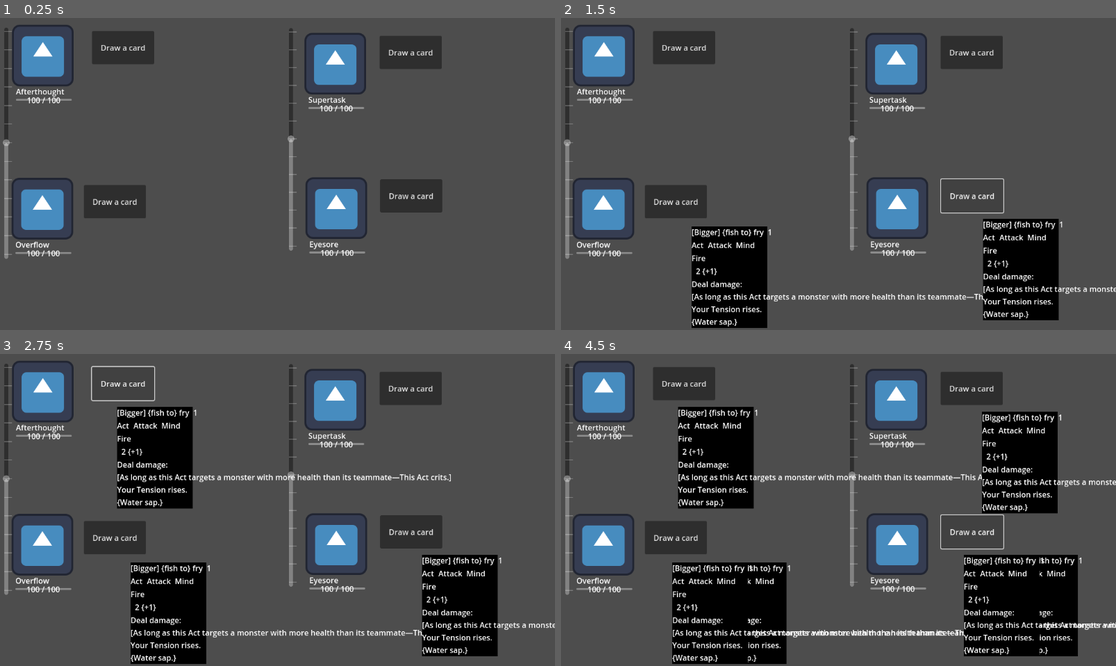
Above: before the commit, frames 1-4 (two rows, left to right).
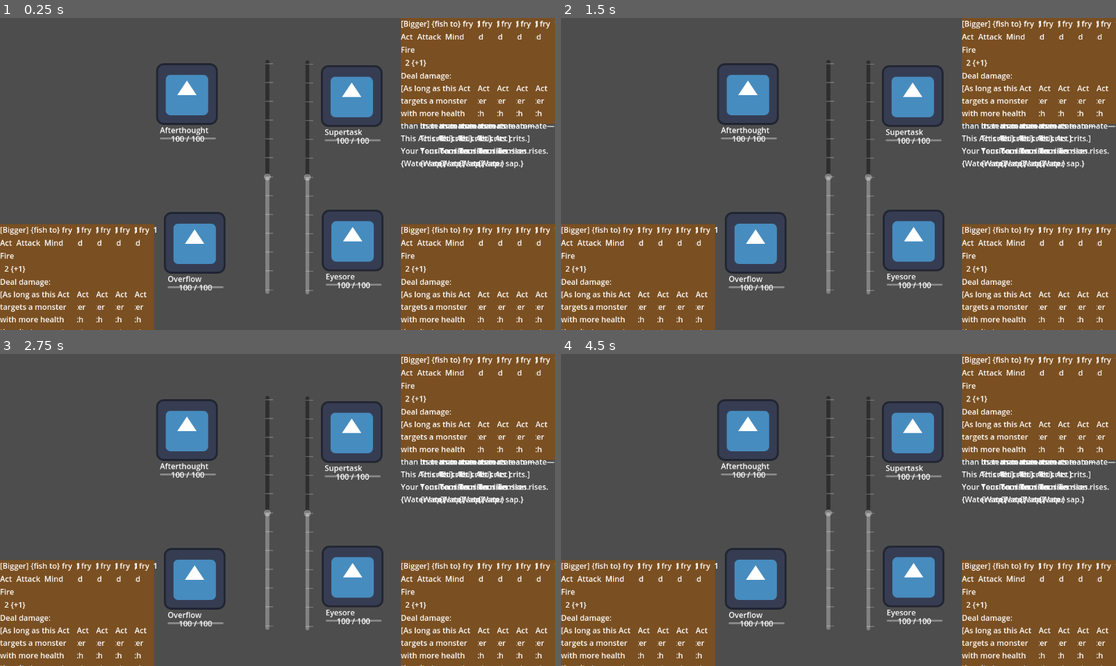
Above: after the commit, the same moments.

Repository: FooFootheGoon/godot-project
Game: Godot game, scene res://data/scenes/battle_scene.tscn
Same seed, same stepped clock (60 frames per second), same inputs: the game is played once before the commit and once after it. The engine's default icon, where the game draws it, is replaced by a stand-in: a white triangle on a blue panel in a dark square.
Inputs (mouse positions are in pixels of both pictures, inside the frame that each line leads up to):
- Up to frame 1 (0.25 s): no input
- Up to frame 2 (1.5 s): click (677, 202) at 0.5 s, where only the run before the commit has a clickable "Draw a card"; click (971, 195) at 1.25 s, where only the run before the commit has a clickable "Draw a card"
- Up to frame 3 (2.75 s): click (122, 382) at 2 s, where only the run before the commit has a clickable "Draw a card"
- Up to frame 4 (4.5 s): click (971, 388) at 2.75 s, where only the run before the commit has a clickable "Draw a card"; click (677, 538) at 3.5 s, where only the run before the commit has a clickable "Draw a card"; click (971, 531) at 4.25 s, where only the run before the commit has a clickable "Draw a card"

The runs differ from the first frame. In frame 1, 46% of the frame differs, in the area x 0-100%, y 0-100%; in frame 2, 47%; in frame 3, 51%; in frame 4, 54%.

Commit message:
WIP on hand containers and stuff.

Diff:
--- a/data/battlefields/battle_scene.gd
+++ b/data/battlefields/battle_scene.gd
@@ -1,4 +1,4 @@
-extends Node2D
+extends Control
 class_name BattleScene
 
 # We need to tell the script where to find our card scene blueprints.
@@ -22,7 +22,8 @@
 @onready var draw_button3: Button = $DrawButton3
 @onready var draw_button4: Button = $DrawButton4
 @onready var battle_manager: BattleManager = $BattleManager # Get a reference to the Referee
-
+@onready var card_zoom_location = $CardZoomLayer/ZoomLocation
+var zoomed_card = null
 func _ready():
 	# Tell the BattleManager who the player's monsters are.
 	battle_manager.player_monster_left = ally_monster_1
@@ -43,13 +44,15 @@
 			monster_display.setup()
 			# Connect the monster's 'targeted' signal to the BattleManager.
 			monster_display.monster_targeted.connect(battle_manager.on_monster_targeted)
+			# Now, let's draw the initial hand for this monster.
+			for i in range(5):
+				_draw_card_for_monster(monster_display)
 
-	# Connect the button's "pressed" signal to our new function.
-	draw_button.pressed.connect(draw_ally1)
-	draw_button2.pressed.connect(draw_ally2)
-	draw_button3.pressed.connect(draw_opponent1)
-	draw_button4.pressed.connect(draw_opponent2)
-
+	# Connect the button's "pressed" signal to our draw function.
+	#draw_button.pressed.connect(draw_ally1)
+	#draw_button2.pressed.connect(draw_ally2)
+	#draw_button3.pressed.connect(draw_opponent1)
+	#draw_button4.pressed.connect(draw_opponent2)
 
 func _draw_card_for_monster(current_monster: MonsterDisplay):
 	if not current_monster.active_deck.is_empty():
@@ -59,9 +62,8 @@
 		# Now we check the card's type!
 		if card_to_draw_data is CardDataActAttack:
 			new_card_display = CardActAttackDisplayScene.instantiate()
-		# Commented out until a CardDataActUtility.gd script exists:
-		#elif card_to_draw_data is CardDataActUtility:
-			#new_card_display = CardActUtilityDisplayScene.instantiate()
+		elif card_to_draw_data is CardDataAct:
+			new_card_display = CardActDisplayScene.instantiate()
 		# Commented out until a CardDataPlot.gd script exists:
 		#elif card_to_draw_data is CardDataPlot:
 			#new_card_display = CardPlotDisplayScene.instantiate()
@@ -78,6 +80,8 @@
 			new_card_display.setup()
 			new_card_display.owner_monster = current_monster
 			new_card_display.card_selected.connect(battle_manager.on_card_selected)
+			new_card_display.hovered.connect(_on_card_hovered)
+			new_card_display.unhovered.connect(_on_card_unhovered)
 	else:
 		print("This monster's deck is empty.")
 
@@ -91,12 +95,27 @@
 
 func draw_ally1():
 	_draw_card_from_index(0)
-
 func draw_ally2():
 	_draw_card_from_index(1)
-
 func draw_opponent1():
 	_draw_card_from_index(2)
-
 func draw_opponent2():
 	_draw_card_from_index(3)
+
+func _on_card_hovered(card_to_zoom):
+	# If there's already a zoomed card, get rid of it first
+	if zoomed_card:
+		zoomed_card.queue_free()
+
+	# Create a copy of the card that was hovered
+	zoomed_card = card_to_zoom.duplicate()
+	# Add the copy to our special zoom location
+	card_zoom_location.add_child(zoomed_card)
+	# Make it bigger
+	zoomed_card.scale = Vector2(2, 2)
+
+func _on_card_unhovered():
+	# If there's a zoomed card, get rid of it
+	if zoomed_card:
+		zoomed_card.queue_free()
+		zoomed_card = null
--- a/data/cards/card_act_display.gd
+++ b/data/cards/card_act_display.gd
@@ -10,6 +10,41 @@
 	"description": $MarginContainer/VBoxContainer/MarginContainer/DescriptionLabel,
 	}
 
+signal hovered(card)
+signal unhovered()
+
+#var hover_scale = 1.5 # How big it gets
+#var normal_scale = 1.0 # Its normal size
+#var tween_time = 0.1 # How fast the animation is, in seconds
+#var prezoom_z_index = 0
+
+func _ready():
+	# Connect the signals when the card is created.
+	mouse_entered.connect(_on_mouse_entered)
+	mouse_exited.connect(_on_mouse_exited)
+	resized.connect(_on_resized)
+	_on_resized()
+
+func _on_mouse_entered():
+	emit_signal("hovered", self)
+	#prezoom_z_index = z_index
+	#z_index = 10
+	## A Tween is a little animator. We create one, tell it what to animate,
+	## and it handles the smooth transition for us.
+	#var tween = create_tween().set_trans(Tween.TRANS_SINE).set_ease(Tween.EASE_OUT)
+	#tween.tween_property(self, "scale", Vector2(hover_scale, hover_scale), tween_time)
+
+func _on_mouse_exited():
+	emit_signal("unhovered")
+	#z_index = prezoom_z_index
+	## Same again, but tweening back to its original size.
+	#var tween = create_tween().set_trans(Tween.TRANS_SINE).set_ease(Tween.EASE_OUT)
+	#tween.tween_property(self, "scale", Vector2(normal_scale, normal_scale), tween_time)
+
+func _on_resized():
+	# Update the pivot offset to be the new bottom-centre.
+	pivot_offset = Vector2(size.x / 2.0, size.y)
+
 func setup():
 	super.setup() # Calls the setup() from CardDisplay (good practice)
 	if not card_data:
--- a/data/monsters/species/afterthought.tres
+++ b/data/monsters/species/afterthought.tres
@@ -1,6 +1,5 @@
-[gd_resource type="Resource" script_class="MonsterData" load_steps=3 format=3 uid="uid://btkxjyxn563ho"]
+[gd_resource type="Resource" script_class="MonsterData" load_steps=2 format=3 uid="uid://btkxjyxn563ho"]
 
-[ext_resource type="Resource" uid="uid://dhjypnr4t12ml" path="res://data/cards/acts/attack/BiggerFishToFry.tres" id="1_iy1qi"]
 [ext_resource type="Script" uid="uid://tfxh37arb4ja" path="res://data/monsters/MonsterData.gd" id="1_rph53"]
 
 [resource]
@@ -15,5 +14,5 @@
 soul_defence = 14
 current_life = 100.0
 max_life = 100.0
-deck = Array[Resource]([ExtResource("1_iy1qi")])
+deck = Array[Resource]([])
 metadata/_custom_type_script = "uid://tfxh37arb4ja"
--- a/data/scenes/battle_scene.tscn
+++ b/data/scenes/battle_scene.tscn
@@ -8,64 +8,87 @@
 [ext_resource type="Resource" uid="uid://btkxjyxn563ho" path="res://data/monsters/species/afterthought.tres" id="5_uqde3"]
 [ext_resource type="Resource" uid="uid://24vn4b56u1k5" path="res://data/monsters/species/overflow.tres" id="6_vnskd"]
 
-[node name="BattleScene" type="Node2D"]
+[node name="BattleScene" type="Control"]
+layout_mode = 3
+anchors_preset = 15
+anchor_right = 1.0
+anchor_bottom = 1.0
+grow_horizontal = 2
+grow_vertical = 2
 script = ExtResource("1_ymdes")
 
 [node name="AllyMonster1" parent="." node_paths=PackedStringArray("hand_container") instance=ExtResource("2_iqq1p")]
-position = Vector2(32, 462)
+position = Vector2(348, 533)
 monster_data = ExtResource("6_vnskd")
 hand_container = NodePath("../Ally1Hand")
 
 [node name="AllyMonster2" parent="." node_paths=PackedStringArray("hand_container") instance=ExtResource("2_iqq1p")]
-position = Vector2(642, 461)
+position = Vector2(676, 528)
 monster_data = ExtResource("4_g1f4x")
 hand_container = NodePath("../Ally2Hand")
 
 [node name="EnemyMonster1" parent="." node_paths=PackedStringArray("hand_container") instance=ExtResource("2_iqq1p")]
-position = Vector2(33, 144)
+position = Vector2(332, 224)
 monster_data = ExtResource("5_uqde3")
 hand_container = NodePath("../Enemy1Hand")
 
 [node name="EnemyMonster2" parent="." node_paths=PackedStringArray("hand_container") instance=ExtResource("2_iqq1p")]
-position = Vector2(640, 161)
+position = Vector2(674, 228)
 monster_data = ExtResource("3_wm5pp")
 hand_container = NodePath("../Enemy2Hand")
 
 [node name="Ally1Hand" type="HBoxContainer" parent="."]
-offset_left = 138.0
-offset_top = 433.0
-offset_right = 405.0
-offset_bottom = 579.0
-theme_override_constants/separation = 80
+layout_mode = 1
+anchors_preset = 2
+anchor_top = 1.0
+anchor_bottom = 1.0
+offset_top = -146.0
+offset_right = 267.0
+grow_vertical = 0
+size_flags_horizontal = 0
+size_flags_vertical = 8
+theme_override_constants/separation = -120
 alignment = 1
-metadata/_edit_use_anchors_ = true
 
 [node name="Ally2Hand" type="HBoxContainer" parent="."]
-offset_left = 731.0
-offset_top = 417.0
-offset_right = 1022.0
-offset_bottom = 565.0
-theme_override_constants/separation = 80
+layout_mode = 1
+anchors_preset = 3
+anchor_left = 1.0
+anchor_top = 1.0
+anchor_right = 1.0
+anchor_bottom = 1.0
+offset_left = -291.0
+offset_top = -148.0
+grow_horizontal = 0
+grow_vertical = 0
+theme_override_constants/separation = -120
 alignment = 1
 
 [node name="Enemy1Hand" type="HBoxContainer" parent="."]
-offset_left = 130.0
-offset_top = 110.0
-offset_right = 357.0
-offset_bottom = 241.0
-theme_override_constants/separation = 80
+layout_mode = 1
+offset_right = 227.0
+offset_bottom = 131.0
+theme_override_constants/separation = -120
 alignment = 1
-metadata/_edit_use_anchors_ = true
 
 [node name="Enemy2Hand" type="HBoxContainer" parent="."]
-offset_left = 736.0
-offset_top = 120.0
-offset_right = 1013.0
-offset_bottom = 245.0
-theme_override_constants/separation = 80
+layout_mode = 1
+anchors_preset = 1
+anchor_left = 1.0
+anchor_right = 1.0
+offset_left = -277.0
+offset_bottom = 125.0
+grow_horizontal = 0
+theme_override_constants/separation = -120
 alignment = 1
 
 [node name="DrawButton" type="Button" parent="."]
+layout_mode = 1
+anchors_preset = -1
+anchor_left = -0.015625
+anchor_top = 0.587963
+anchor_right = -0.015625
+anchor_bottom = 0.587963
 offset_left = 174.0
 offset_top = 347.0
 offset_right = 303.0
@@ -74,13 +97,19 @@
 metadata/_edit_use_anchors_ = true
 
 [node name="DrawButton2" type="Button" parent="."]
-offset_left = 789.0
-offset_top = 335.0
-offset_right = 918.0
-offset_bottom = 404.0
+offset_left = 825.0
+offset_top = 696.0
+offset_right = 954.0
+offset_bottom = 765.0
 text = "Draw a card"
 
 [node name="DrawButton3" type="Button" parent="."]
+layout_mode = 1
+anchors_preset = -1
+anchor_left = 0.0338542
+anchor_top = -0.268519
+anchor_right = 0.0338542
+anchor_bottom = -0.268519
 offset_left = 191.0
 offset_top = 27.0
 offset_right = 320.0
@@ -89,6 +118,12 @@
 metadata/_edit_use_anchors_ = true
 
 [node name="DrawButton4" type="Button" parent="."]
+layout_mode = 1
+anchors_preset = -1
+anchor_left = 0.0373264
+anchor_top = -0.294753
+anchor_right = 0.0373264
+anchor_bottom = -0.294753
 offset_left = 788.0
 offset_top = 37.0
 offset_right = 917.0
@@ -100,10 +135,10 @@
 script = ExtResource("2_wm5pp")
 
 [node name="InitiativeSliderLeft" type="VSlider" parent="."]
-offset_left = -58.0
-offset_top = 20.0
-offset_right = 84.0
-offset_bottom = 499.0
+offset_left = 484.0
+offset_top = 87.0
+offset_right = 626.0
+offset_bottom = 573.0
 min_value = -6.0
 max_value = 6.0
 editable = false
@@ -112,13 +147,25 @@
 ticks_on_borders = true
 
 [node name="InitiativeSliderRight" type="VSlider" parent="."]
-offset_left = 581.0
-offset_top = 21.0
-offset_right = 628.0
-offset_bottom = 482.0
+offset_left = 615.0
+offset_top = 88.0
+offset_right = 662.0
+offset_bottom = 574.0
 min_value = -6.0
 max_value = 6.0
 editable = false
 scrollable = false
 tick_count = 13
 ticks_on_borders = true
+
+[node name="CardZoomLayer" type="CanvasLayer" parent="."]
+
+[node name="ZoomLocation" type="Control" parent="CardZoomLayer"]
+layout_mode = 3
+anchors_preset = 5
+anchor_left = 0.5
+anchor_right = 0.5
+offset_left = -20.0
+offset_right = 20.0
+offset_bottom = 40.0
+grow_horizontal = 2
--- a/data/scenes/card_act_display.tscn
+++ b/data/scenes/card_act_display.tscn
@@ -4,15 +4,19 @@
 [ext_resource type="Script" uid="uid://csh7nvdgg2g14" path="res://data/cards/card_act_display.gd" id="1_qs6yw"]
 
 [node name="CardActDisplay" type="Control"]
+custom_minimum_size = Vector2(160, 220)
 layout_mode = 3
 anchors_preset = 0
 script = ExtResource("1_qs6yw")
 
 [node name="BackgroundColour" type="ColorRect" parent="."]
-layout_mode = 0
-offset_right = 157.0
-offset_bottom = 211.0
-color = Color(0, 0, 0, 1)
+layout_mode = 1
+anchors_preset = 15
+anchor_right = 1.0
+anchor_bottom = 1.0
+grow_horizontal = 2
+grow_vertical = 2
+color = Color(0.47976, 0.308305, 0.129412, 1)
 
 [node name="MarginContainer" type="MarginContainer" parent="."]
 layout_mode = 0
@@ -56,7 +60,9 @@
 
 [node name="MarginContainer" type="MarginContainer" parent="MarginContainer/VBoxContainer"]
 layout_mode = 2
+size_flags_vertical = 3
 
 [node name="DescriptionLabel" type="Label" parent="MarginContainer/VBoxContainer/MarginContainer"]
 layout_mode = 2
+autowrap_mode = 3
 script = ExtResource("1_ektsp")
